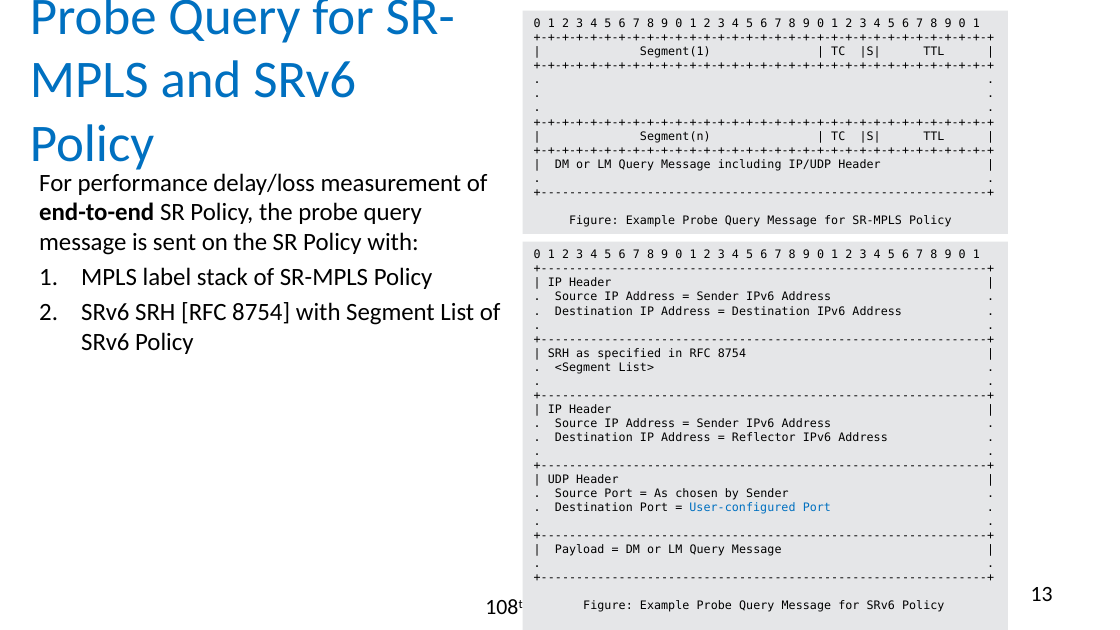
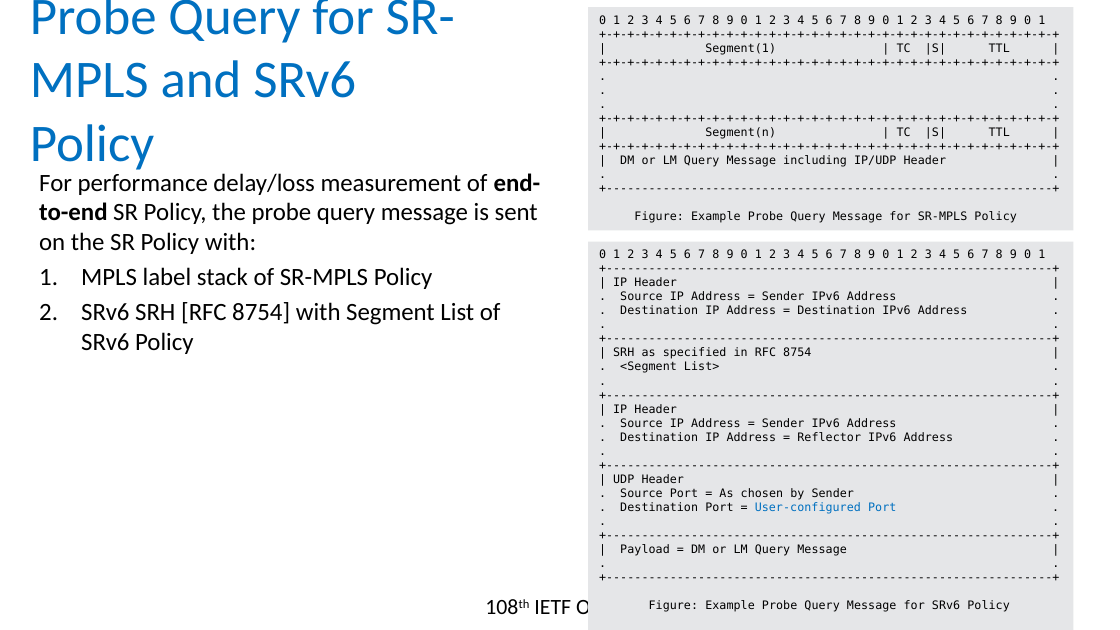
Before and after one commit to rakgandhi/ietf-slides, a slide deck: slide 13 of draft-gandhi-spring-twamp-srpm-09.pptx. Drawn at 1120x630 pixels with LibreOffice and Linux fonts; fonts in the diff are those of the drawing. Boxes give left, top, right and bottom in pixels: in the first picture for what was removed or moved away, otherwise in the second. Text is boxed around its words. In the diff, an @@ line names an element or a change of style, - is before the commit and + after.

```diff
--- a/draft-gandhi-spring-twamp-srpm-09.pptx
+++ b/draft-gandhi-spring-twamp-srpm-09.pptx
@@ rectangle "0 1 2 3 4 ...": place and size @@
-rectangle "0 1 2 3 4 ..." at bbox=[523, 11, 1008, 234]
+rectangle "0 1 2 3 4 ..." at bbox=[588, 7, 1073, 230]
@@ text "For performance delay/loss measurement of ..." rewrapped from bbox=[39, 173, 501, 354] to bbox=[39, 173, 541, 354] @@
@@ rectangle "0 1 2 3 4 ...": place and size @@
-rectangle "0 1 2 3 4 ..." at bbox=[523, 242, 1008, 630]
+rectangle "0 1 2 3 4 ..." at bbox=[588, 242, 1073, 630]
@@ page number removed at bbox=[1031, 587, 1053, 601] @@
-13
```
Also in this commit, not shown: 2 other slides changed, 5 other files.
